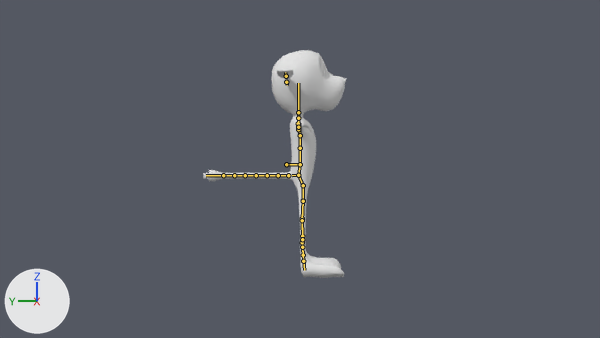
Before and after pictures for a commit that changed the Blender file Assets/Resources/Models/Plug.blend.
Rendered twice from the file's camera 'Camera'. The lights are fixed; the arrows at lower left show +X, +Y and +Z. The bones that bend it are drawn over the model as lines.

Objects in the first picture: 'Eyes', 'PlugMesh.002'.
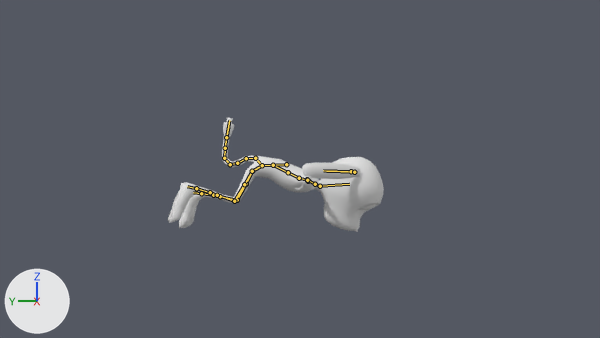
The newer file adds an action. The first version stands in its rest pose; the second is drawn at frame 6 of the action 'Damaged'.

Boxes [x1, y1, x2, y2] around the edits, measured in the pictures (600 x 338 px):
```json
{"object": "PlugMesh.002", "change": "posed", "before": [203, 50, 347, 278], "after": [168, 118, 384, 232], "on screen": "50% wider, 50% shorter"}
{"object": "Eyes", "change": "posed", "before": [320, 58, 325, 76], "after": [359, 204, 377, 210]}
{"bone": "Bone", "before": "(286, 164) to (300, 164)", "after": "(286, 164) to (273, 165)"}
{"bone": "Bone.001", "before": "(300, 164) to (300, 148)", "after": "(273, 165) to (288, 172)"}
{"bone": "Bone.006", "before": "(298, 112) to (298, 83)", "after": "(320, 186) to (349, 184)"}
{"bone": "EarLeftBone", "before": "(286, 82) to (287, 85)", "after": "(351, 171) to (323, 170)"}
{"bone": "Bone.007", "before": "(300, 164) to (298, 175)", "after": "(273, 165) to (262, 165)"}
{"bone": "Bone.007_L.001", "before": "(303, 185) to (303, 200)", "after": "(252, 171) to (246, 184)"}
{"bone": "Bone.007_L.004", "before": "(302, 218) to (302, 236)", "after": "(237, 200) to (220, 196)"}
{"bone": "Bone.007_R.001", "before": "(303, 185) to (303, 201)", "after": "(252, 171) to (244, 184)"}
{"bone": "Bone.007_R.004", "before": "(302, 220) to (302, 239)", "after": "(234, 201) to (217, 195)"}
{"bone": "TailIK", "before": "(223, 175) to (206, 175)", "after": "(226, 137) to (229, 120)"}
```

Edits to the scene script, one JSON object a line:
```json
{"block": "bone_bone", "where": "bone_bone = bpy.data.objects['A-Body'].pose.bones['Bone']"}
{"op": "set", "path": "bone_bone.rotation_quaternion", "old": "(1.0, 0.0, 0.0, 0.0)", "new": "(-0.024, -1.0, 0.0, 0.0)", "note": "degrees (0, 0, 0) -> degrees (177, 0, 0)"}
{"block": "bone_bone_001", "where": "bone_bone_001 = bpy.data.objects['A-Body'].pose.bones['Bone.001']  # child of 'Bone'"}
{"op": "set", "path": "bone_bone_001.rotation_quaternion", "old": "(1.0, 0.0, 0.0, 0.0)", "new": "(0.86, -0.51, 0.0, 0.0)", "note": "degrees (0, 0, 0) -> degrees (-61, 0, 0)"}
{"block": "bone_bone_006", "where": "bone_bone_006 = bpy.data.objects['A-Body'].pose.bones['Bone.006']  # child of 'Bone.005'"}
{"op": "set", "path": "bone_bone_006.rotation_quaternion", "old": "(1.0, 0.0, 0.0, 0.0)", "new": "(0.966, -0.259, 0.0, 0.0)", "note": "degrees (0, 0, 0) -> degrees (-30, 0, 0)"}
{"block": "bone_earleftbone", "where": "bone_earleftbone = bpy.data.objects['A-Body'].pose.bones['EarLeftBone']  # child of 'Bone.006'"}
{"op": "set", "path": "bone_earleftbone.rotation_quaternion", "old": "(1.0, 0.0, 0.0, 0.0)", "new": "(0.884, -0.465, 0.01, 0.046)", "note": "degrees (0, 0, 0) -> degrees (-55, 3, 4)"}
{"block": "bone_bone_007", "where": "bone_bone_007 = bpy.data.objects['A-Body'].pose.bones['Bone.007']  # child of 'Bone'"}
{"op": "set", "path": "bone_bone_007.rotation_quaternion", "old": "(1.0, 0.0, 0.0, 0.0)", "new": "(0.673, -0.739, 0.0, 0.0)", "note": "degrees (0, 0, 0) -> degrees (-95, 0, 0)"}
{"block": "bone_bone_007_l_001", "where": "bone_bone_007_l_001 = bpy.data.objects['A-Body'].pose.bones['Bone.007_L.001']  # child of 'Bone.007_L'"}
{"op": "set", "path": "bone_bone_007_l_001.rotation_quaternion", "old": "(1.0, 0.0, 0.0, 0.0)", "new": "(0.891, -0.421, -0.17, 0.0)", "note": "degrees (0, 0, 0) -> degrees (-52, -18, 9)"}
{"block": "bone_bone_007_l_004", "where": "bone_bone_007_l_004 = bpy.data.objects['A-Body'].pose.bones['Bone.007_L.004']  # child of 'Bone.007_L.002'"}
{"op": "set", "path": "bone_bone_007_l_004.rotation_quaternion", "old": "(1.0, 0.0, 0.0, 0.0)", "new": "(0.802, 0.568, 0.185, 0.0)", "note": "degrees (0, 0, 0) -> degrees (73, 17, 13)"}
{"block": "bone_bone_007_r_001", "where": "bone_bone_007_r_001 = bpy.data.objects['A-Body'].pose.bones['Bone.007_R.001']  # child of 'Bone.007_R'"}
{"op": "set", "path": "bone_bone_007_r_001.rotation_quaternion", "old": "(1.0, 0.0, 0.0, 0.0)", "new": "(0.891, -0.421, 0.17, 0.0)", "note": "degrees (0, 0, 0) -> degrees (-52, 18, -9)"}
{"block": "bone_bone_007_r_004", "where": "bone_bone_007_r_004 = bpy.data.objects['A-Body'].pose.bones['Bone.007_R.004']  # child of 'Bone.007_R.002'"}
{"op": "set", "path": "bone_bone_007_r_004.rotation_quaternion", "old": "(1.0, 0.0, 0.0, 0.0)", "new": "(0.748, 0.631, -0.205, 0.0)", "note": "degrees (0, 0, 0) -> degrees (83, -18, -16)"}
{"block": "bone_tailik", "where": "bone_tailik = bpy.data.objects['A-Body'].pose.bones['TailIK']"}
{"op": "set", "path": "bone_tailik.location", "old": "(0.0, 0.0, 0.0)", "new": "(1.98, -0.06, 2.85)"}
{"op": "set", "path": "bone_tailik.rotation_quaternion", "old": "(1.0, 0.0, 0.0, 0.0)", "new": "(-0.647, -0.763, 0.0, 0.0)", "note": "degrees (0, 0, 0) -> degrees (99, 0, 0)"}
```
